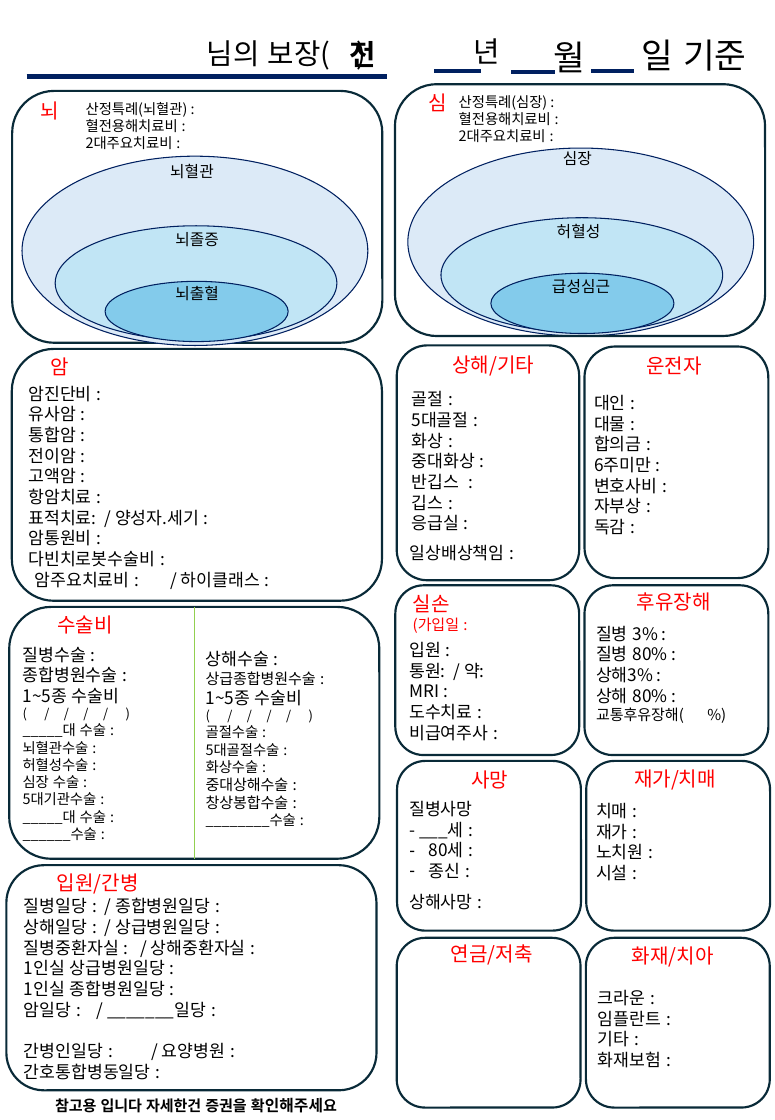
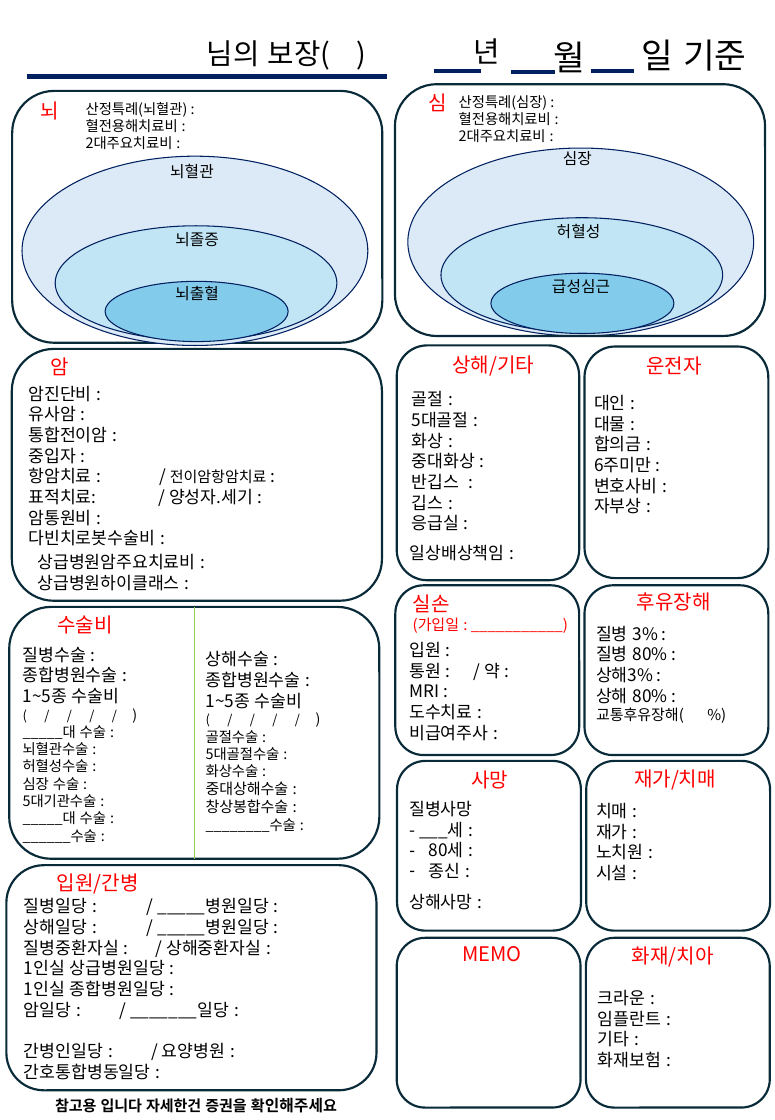
Before and after one commit to bokkile83-ui/barum-bunseok-backend, a slide deck: slide 1 of MASTER_보장분석지_PPT_빈폼.pptx. Drawn at 775x1120 pixels with LibreOffice and Linux fonts; fonts in the diff are those of the drawing. Boxes give left, top, right and bottom in pixels: in the first picture for what was removed or moved away, otherwise in the second. Text is boxed around its words. In the diff, an @@ line names an element or a change of style, - is before the commit and + after.

```diff
--- a/MASTER_보장분석지_PPT_빈폼.pptx
+++ b/MASTER_보장분석지_PPT_빈폼.pptx
@@ text removed at [350,40,376,70] @@
-전
@@ text at [29,426,266,484]: text changed @@
-통합암 :
-전이암 :
-고액암 :
-항암치료 :
+통합전이암 :
+중입자 :
+항암치료 : / 전이암항암치료 :
@@ text "질병수술 :" at [23,509,156,843]: size 9 to 10 pt in ")" @@
@@ text at [594,518,626,535]: paragraph removed @@
-독감 :
@@ text at [37,553,195,591]: text changed @@
-암주요치료비 : / 하이클래스 :
+상급병원암주요치료비 :
+상급병원하이클래스 :
@@ text "상해수술 :" at [206,650,302,832]: size 9 to 10 pt in ")" @@
@@ text at [206,671,301,688]: text changed; size 10.5 to 12 pt @@
-상급종합병원수술 :
+종합병원수술 :
@@ text at [409,662,500,679]: spaces changed @@
-통원: / 약:
+통원 : / 약 :
@@ text at [24,897,270,936]: text changed @@
-질병일당 : / 종합병원일당 :
-상해일당 : / 상급병원일당 :
+질병일당 : / _____병원일당 :
+상해일당 : / _____병원일당 :
@@ text at [462,946,521,962]: text changed @@
-연금/저축
+MEMO
```
Also in this commit, not shown: 2 other files.
